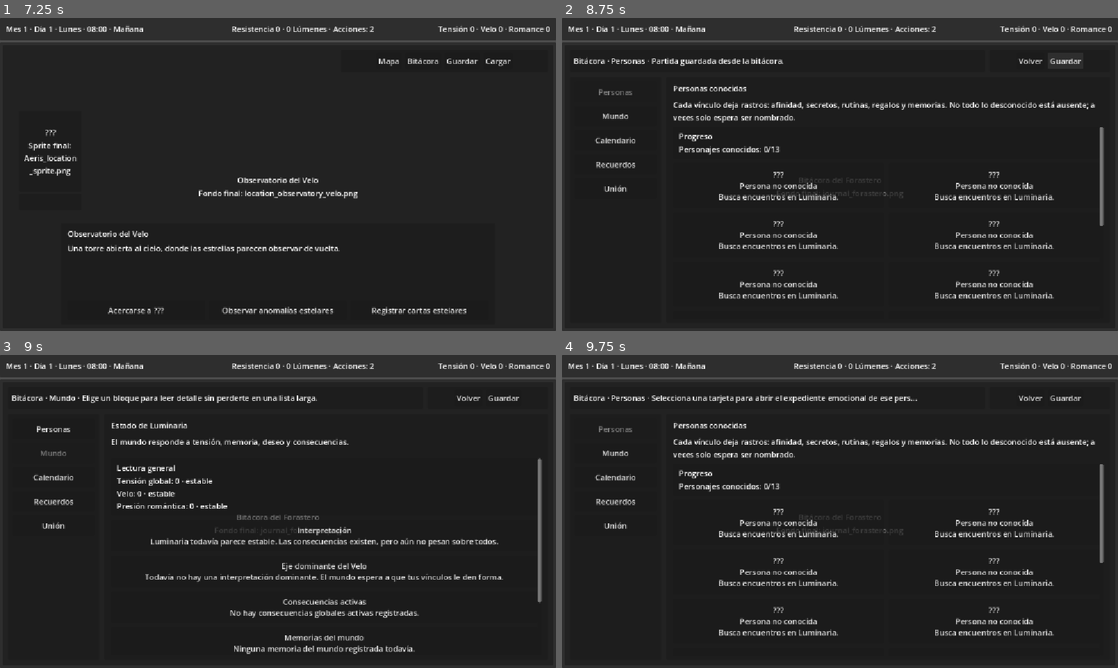
Above: before the commit, frames 1-4 (two rows, left to right).
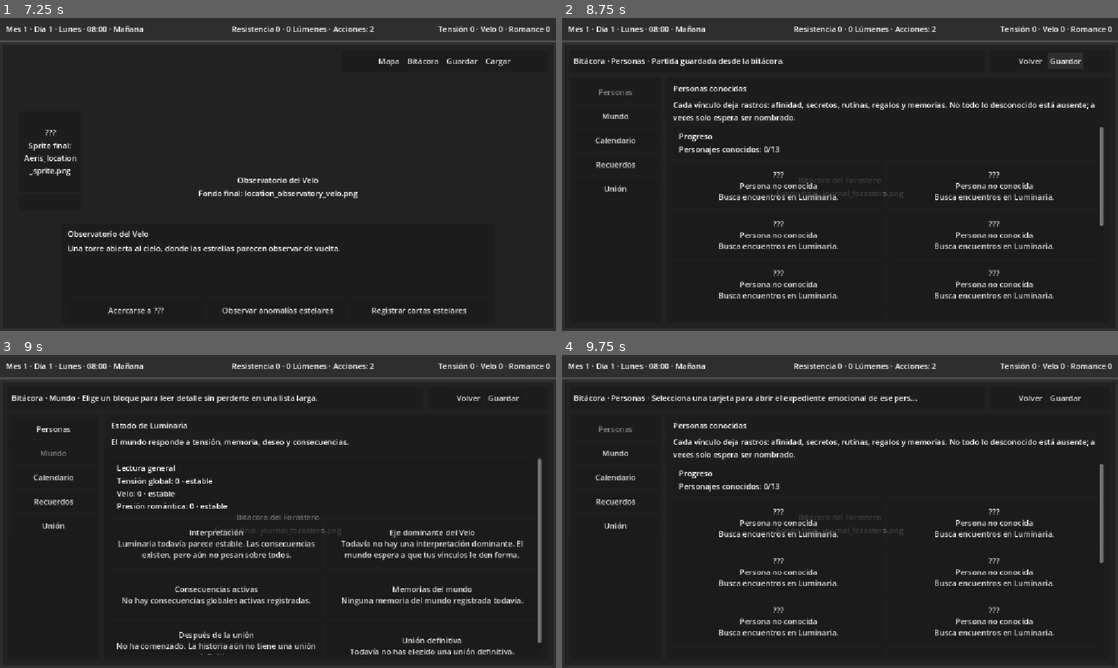
Above: after the commit, the same moments.

Repository: JoshSnowMex/isekai-novel
Game: Godot game, scene res://scenes/journal/JournalScene.tscn
Same seed, same stepped clock (60 frames per second), same inputs: the game is played once before the commit and once after it. This scene is started directly instead of the project's main scene.
Inputs (mouse positions are in pixels of both pictures, inside the frame that each line leads up to):
- Up to frame 1 (7.25 s): click "Volver" at 0.5 s; click "Casa" at 1.25 s; click "Saber" at 2 s; click (50, 161) at 2.77 s; click "Mapa" at 3.5 s; click "Mercado" at 4.25 s; click "Tienda" at 5 s; click "Mapa" at 5.75 s; click "Velo" at 6.5 s
- Up to frame 2 (8.75 s): click "Bitácora" at 7.25 s; click "Guardar" at 8 s
- Up to frame 3 (9 s): click "Mundo" at 8.75 s
- Up to frame 4 (9.75 s): click "Personas" at 9.5 s

Frames 1-2 are identical in both runs. In frame 3, 6.0% of the frame differs, in the area x 21-98%, y 54-96%; in frame 4, nothing differs.
Error in both runs: Invalid access to property or key 'relationships' on a base object of type 'Dictionary'. (res://core/game_manager.gd:194)

Commit message:
Update journal_scene.gd

Diff:
--- a/scenes/journal/journal_scene.gd
+++ b/scenes/journal/journal_scene.gd
@@ -364,7 +364,6 @@
 
 	add_action_card("Volver a personas", "Regresa al listado de personajes.", func(): show_people_section())
 
-
 func show_npc_detail_view(npc_id: String) -> void:
 	selected_npc_id = npc_id
 	GameManager.ensure_relationship(npc_id)
@@ -373,39 +372,173 @@
 	var npc: Dictionary = DataManager.get_npc(npc_id)
 	var relation: Dictionary = GameManager.player["relationships"][npc_id]
 	var state: String = str(relation.get("relationship_state", "none"))
-
-	top_info_label.text = "Bitácora · Personas"
-	content_title_label.text = str(npc.get("name", npc_id))
+	var name: String = str(npc.get("name", npc_id))
+
+	top_info_label.text = "Bitácora · Personas · %s" % name
+	content_title_label.text = name
 	content_subtitle_label.text = "%s · Vínculo total %s" % [
 		GameManager.get_relationship_state_label(state),
 		GameManager.get_total_affinity(npc_id)
 	]
-	set_context("Este registro mezcla datos descubiertos y memoria emocional. Lo que falta también importa.")
+	set_context("Elige un bloque para revisar este vínculo sin perderte en una lista larga.")
 
 	clear_children(content_container)
 
-	add_action_card("← Volver a personas", "Regresa al listado de personajes conocidos.", func(): show_people_section())
-
-	add_text_card("Estado de relación", "%s\n\n%s" % [
-		GameManager.get_relationship_state_label(state),
-		GameManager.get_relationship_state_description(state)
-	])
-
-	add_text_card("Vínculo", build_npc_affinity_summary(npc_id))
-	add_text_card("Próximo avance", build_progression_text(npc_id))
-	add_text_card("Unión definitiva", build_final_union_progress_text(npc_id))
-
-	var postgame_text: String = build_npc_postgame_text(npc_id)
-	if postgame_text != "":
-		add_text_card("Vida compartida", postgame_text)
-
-	add_text_card("Fechas importantes", build_emotional_calendar_text(npc_id))
-	add_text_card("Información descubierta", build_known_info_text(npc_id))
-	add_text_card("Regalos conocidos", build_known_gifts_text(npc_id))
-	add_text_card("Horarios conocidos", build_known_schedule_text(npc_id))
-	add_text_card("Coleccionables", build_npc_collectibles_text(npc_id))
-	add_text_card("Notas", build_npc_notes_text(npc_id))
-
+	add_action_card(
+		"← Volver a personas",
+		"Regresa al listado de personajes conocidos.",
+		func(): show_people_section()
+	)
+
+	var grid: GridContainer = create_card_grid()
+
+	add_npc_detail_block(
+		grid,
+		npc_id,
+		"Estado de relación",
+		"%s · %s" % [
+			GameManager.get_relationship_state_label(state),
+			summarize_block_text(GameManager.get_relationship_state_description(state), 1)
+		],
+		"Estado de relación",
+		"%s\n\n%s" % [
+			GameManager.get_relationship_state_label(state),
+			GameManager.get_relationship_state_description(state)
+		]
+	)
+
+	add_npc_detail_block(
+		grid,
+		npc_id,
+		"Vínculo",
+		summarize_block_text(build_npc_affinity_summary(npc_id), 2),
+		"Vínculo",
+		build_npc_affinity_summary(npc_id)
+	)
+
+	add_npc_detail_block(
+		grid,
+		npc_id,
+		"Próximo avance",
+		summarize_block_text(build_progression_text(npc_id), 2),
+		"Próximo avance",
+		build_progression_text(npc_id)
+	)
+
+	add_npc_detail_block(
+		grid,
+		npc_id,
+		"Unión definitiva",
+		summarize_block_text(build_final_union_progress_text(npc_id), 2),
+		"Unión definitiva",
+		build_final_union_progress_text(npc_id)
+	)
+
+	var shared_life_text: String = build_npc_postgame_text(npc_id)
+	if shared_life_text != "":
+		add_npc_detail_block(
+			grid,
+			npc_id,
+			"Vida compartida",
+			summarize_block_text(shared_life_text, 2),
+			"Vida compartida",
+			shared_life_text
+		)
+
+	add_npc_detail_block(
+		grid,
+		npc_id,
+		"Fechas importantes",
+		summarize_block_text(build_emotional_calendar_text(npc_id), 2),
+		"Fechas importantes",
+		build_emotional_calendar_text(npc_id)
+	)
+
+	add_npc_detail_block(
+		grid,
+		npc_id,
+		"Información descubierta",
+		summarize_block_text(build_known_info_text(npc_id), 2),
+		"Información descubierta",
+		build_known_info_text(npc_id)
+	)
+
+	add_npc_detail_block(
+		grid,
+		npc_id,
+		"Regalos conocidos",
+		summarize_block_text(build_known_gifts_text(npc_id), 2),
+		"Regalos conocidos",
+		build_known_gifts_text(npc_id)
+	)
+
+	add_npc_detail_block(
+		grid,
+		npc_id,
+		"Horarios conocidos",
+		summarize_block_text(build_known_schedule_text(npc_id), 2),
+		"Horarios conocidos",
+		build_known_schedule_text(npc_id)
+	)
+
+	add_npc_detail_block(
+		grid,
+		npc_id,
+		"Coleccionables",
+		summarize_block_text(build_npc_collectibles_text(npc_id), 2),
+		"Coleccionables",
+		build_npc_collectibles_text(npc_id)
+	)
+
+	add_npc_detail_block(
+		grid,
+		npc_id,
+		"Notas",
+		summarize_block_text(build_npc_notes_text(npc_id), 2),
+		"Notas",
+		build_npc_notes_text(npc_id)
+	)
+
+func add_npc_detail_block(
+	parent: Node,
+	npc_id: String,
+	title: String,
+	summary: String,
+	detail_title: String,
+	detail_body: String
+) -> void:
+	var clean_summary: String = summary.strip_edges()
+
+	if clean_summary == "":
+		clean_summary = "Sin información registrada."
+
+	add_grid_action_card(
+		parent,
+		title,
+		clean_summary,
+		func(): show_npc_detail_block(npc_id, detail_title, detail_body)
+	)
+
+func show_npc_detail_block(npc_id: String, title: String, body: String) -> void:
+	selected_npc_id = npc_id
+
+	var npc: Dictionary = DataManager.get_npc(npc_id)
+	var name: String = str(npc.get("name", npc_id))
+
+	top_info_label.text = "Bitácora · Personas · %s · %s" % [name, title]
+	content_title_label.text = title
+	content_subtitle_label.text = "Detalle de %s." % name
+	set_context("Detalle de %s." % title)
+
+	clear_children(content_container)
+
+	add_action_card(
+		"← Volver a %s" % name,
+		"Regresa al resumen de esta persona.",
+		func(): show_npc_detail_view(npc_id)
+	)
+
+	add_text_card(title, body)
 
 func build_npc_affinity_summary(npc_id: String) -> String:
 	var relation: Dictionary = GameManager.player["relationships"][npc_id]
@@ -579,37 +712,45 @@
 		get_world_state_level_label(romantic_pressure)
 	])
 
-	add_action_card(
+	var grid: GridContainer = create_card_grid()
+
+	add_grid_action_card(
+		grid,
 		"Interpretación",
 		summarize_block_text(build_world_state_interpretation(global_tension, world_instability, romantic_pressure), 2),
 		func(): show_world_detail("Interpretación", build_world_state_interpretation(global_tension, world_instability, romantic_pressure))
 	)
 
-	add_action_card(
+	add_grid_action_card(
+		grid,
 		"Eje dominante del Velo",
 		summarize_block_text(build_veil_axis_text(), 2),
 		func(): show_world_detail("Eje dominante del Velo", build_veil_axis_text())
 	)
 
-	add_action_card(
+	add_grid_action_card(
+		grid,
 		"Consecuencias activas",
 		summarize_block_text(build_active_world_consequences_text(), 2),
 		func(): show_world_detail("Consecuencias activas", build_active_world_consequences_text())
 	)
 
-	add_action_card(
+	add_grid_action_card(
+		grid,
 		"Memorias del mundo",
 		summarize_block_text(build_world_memories_text(), 2),
 		func(): show_world_detail("Memorias del mundo", build_world_memories_text())
 	)
 
-	add_action_card(
+	add_grid_action_card(
+		grid,
 		"Después de la unión",
 		summarize_block_text(build_postgame_status_text(), 2),
 		func(): show_world_detail("Después de la unión", build_postgame_status_text())
 	)
 
-	add_action_card(
+	add_grid_action_card(
+		grid,
 		"Unión definitiva",
 		summarize_block_text(build_final_union_text(), 2),
 		func(): show_world_detail("Unión definitiva", build_final_union_text())
@@ -636,12 +777,7 @@
 
 	add_text_card("Resumen global", build_global_emotional_calendar_summary())
 
-	var grid: GridContainer = GridContainer.new()
-	grid.size_flags_horizontal = Control.SIZE_EXPAND_FILL
-	grid.columns = 2
-	grid.add_theme_constant_override("h_separation", 10)
-	grid.add_theme_constant_override("v_separation", 10)
-	content_container.add_child(grid)
+	var grid: GridContainer = create_card_grid()
 
 	var any_known: bool = false
 
@@ -661,18 +797,14 @@
 
 	clear_children(content_container)
 
-	add_action_card(
+	var grid: GridContainer = create_card_grid()
+
+	add_grid_action_card(
+		grid,
 		"Memorias del mundo",
 		summarize_block_text(build_world_memories_text(), 2),
 		func(): show_world_memories_detail()
 	)
-
-	var grid: GridContainer = GridContainer.new()
-	grid.size_flags_horizontal = Control.SIZE_EXPAND_FILL
-	grid.columns = 2
-	grid.add_theme_constant_override("h_separation", 10)
-	grid.add_theme_constant_override("v_separation", 10)
-	content_container.add_child(grid)
 
 	var any_known: bool = false
 
@@ -742,13 +874,17 @@
 
 	clear_children(content_container)
 
-	add_action_card(
+	var grid: GridContainer = create_card_grid()
+
+	add_grid_action_card(
+		grid,
 		"Estado actual",
 		summarize_block_text(build_final_union_text(), 2),
 		func(): show_union_state_detail()
 	)
 
-	add_action_card(
+	add_grid_action_card(
+		grid,
 		"Después de la unión",
 		summarize_block_text(build_postgame_status_text(), 2),
 		func(): show_union_after_detail()
@@ -757,19 +893,13 @@
 	if FinalUnionSystem.has_final_union():
 		var chosen_npc_id: String = FinalUnionSystem.get_final_union_npc_id()
 		var chosen_npc: Dictionary = DataManager.get_npc(chosen_npc_id)
-		add_action_card(
+		add_grid_action_card(
+			grid,
 			"Vínculo elegido: %s" % chosen_npc.get("name", chosen_npc_id),
 			summarize_block_text(build_final_union_progress_text(chosen_npc_id), 2),
 			func(): show_union_npc_detail(chosen_npc_id)
-		)
+)
 	else:
-		var grid: GridContainer = GridContainer.new()
-		grid.size_flags_horizontal = Control.SIZE_EXPAND_FILL
-		grid.columns = 2
-		grid.add_theme_constant_override("h_separation", 10)
-		grid.add_theme_constant_override("v_separation", 10)
-		content_container.add_child(grid)
-
 		var any_known: bool = false
 
 		for npc_id in DataManager.npcs.keys():
@@ -898,15 +1028,38 @@
 
 func add_action_card(title: String, hint: String, callback: Callable) -> void:
 	var button: Button = Button.new()
-	button.text = "%s\n%s" % [title, hint]
+	button.text = title
 	button.focus_mode = Control.FOCUS_ALL
 	button.size_flags_horizontal = Control.SIZE_EXPAND_FILL
-	button.custom_minimum_size = Vector2(1, 64)
+	button.custom_minimum_size = Vector2(1, 42)
 	button.autowrap_mode = TextServer.AUTOWRAP_WORD_SMART
 	button.pressed.connect(callback)
 	button.mouse_entered.connect(func(): set_context(hint))
 	button.focus_entered.connect(func(): set_context(hint))
 	content_container.add_child(button)
+
+func create_card_grid() -> GridContainer:
+	var grid: GridContainer = GridContainer.new()
+	grid.size_flags_horizontal = Control.SIZE_EXPAND_FILL
+	grid.columns = 2
+	grid.add_theme_constant_override("h_separation", 10)
+	grid.add_theme_constant_override("v_separation", 10)
+	content_container.add_child(grid)
+	return grid
+
+
+func add_grid_action_card(parent: Node, title: String, hint: String, callback: Callable) -> Button:
+	var button: Button = Button.new()
+	button.text = "%s\n%s" % [title, hint]
+	button.focus_mode = Control.FOCUS_ALL
+	button.size_flags_horizontal = Control.SIZE_EXPAND_FILL
+	button.custom_minimum_size = Vector2(260, 96)
+	button.autowrap_mode = TextServer.AUTOWRAP_WORD_SMART
+	button.pressed.connect(callback)
+	button.mouse_entered.connect(func(): set_context(hint))
+	button.focus_entered.connect(func(): set_context(hint))
+	parent.add_child(button)
+	return button
 
 func set_context(text: String) -> void:
 	var clean_text: String = text.strip_edges()
